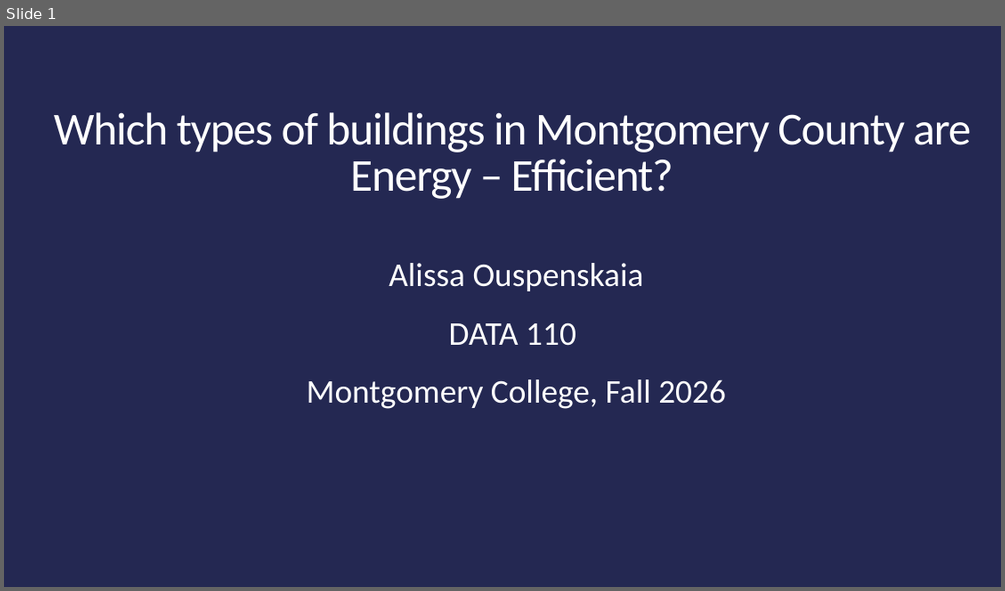
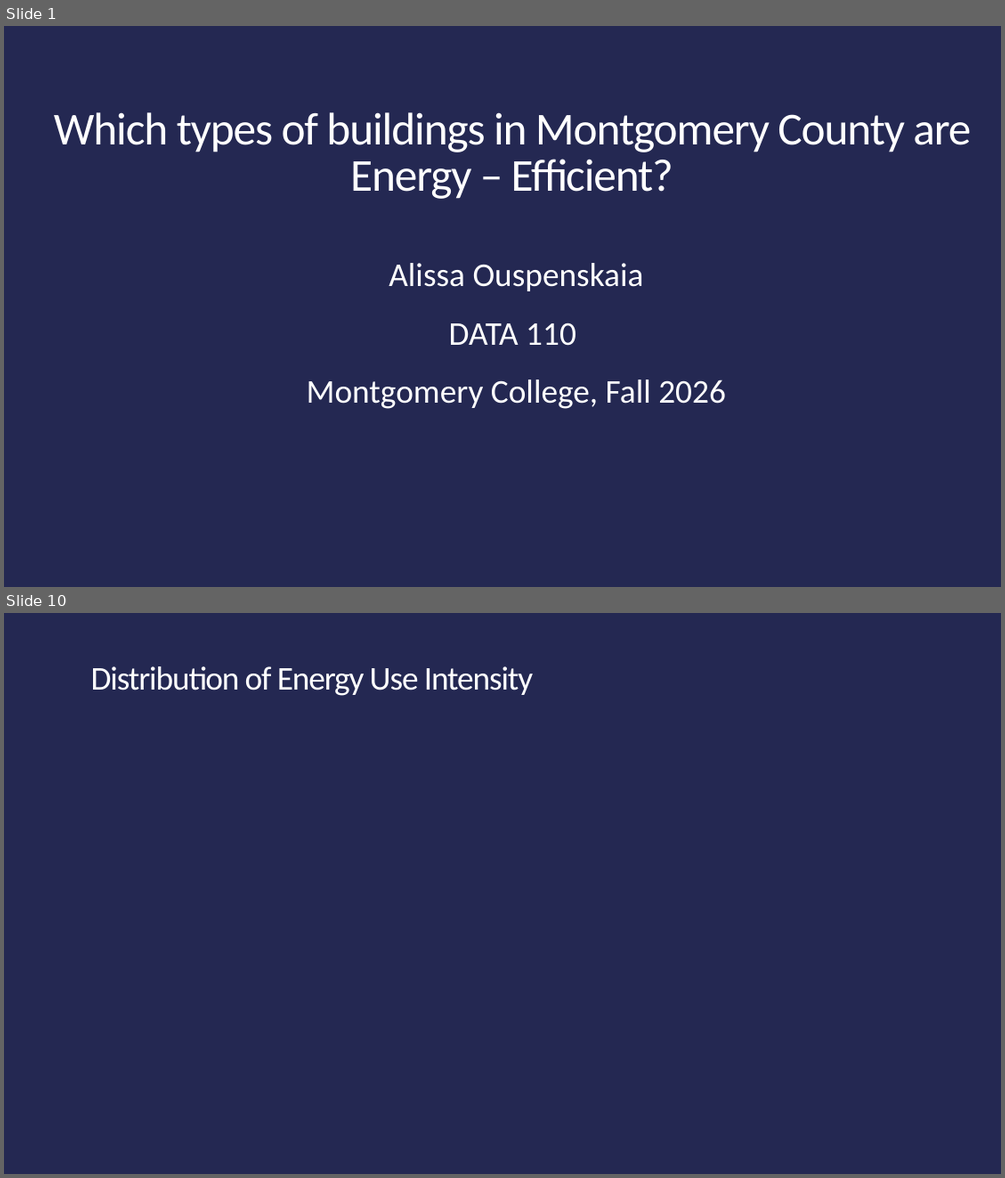
Before and after one commit to Alissa-Ouspen/data110_alissa, a slide deck: project1/Proj1_Present_Energy_Ouspenskaia.pptx. Shown one above the other, each under a label of ours: slide 1 before the commit, slides 1 and 10 after it; the slides between them are not shown. The pictures are 1005x591 and 1005x1178 pixels, drawn with LibreOffice and Linux fonts; fonts in the diff are those of the drawing; background and template pictures are left out. Boxes give left, top, right and bottom in pixels: in the first picture for what was removed or moved away, otherwise in the second. Text is boxed around its words. In the diff, an @@ line names an element or a change of style, - is before the commit and + after.

```diff
--- a/project1/Proj1_Present_Energy_Ouspenskaia.pptx
+++ b/project1/Proj1_Present_Energy_Ouspenskaia.pptx
@@ slide 10 added at box(4, 613, 1001, 1174), background picture (left out) @@
@@ title added at box(91, 666, 533, 696), 32 pt, text #FFFFFF @@
+Distribution of Energy Use Intensity
```
Also in this commit, not shown: 2 slides changed, 8 other slides added, 10 other files.
